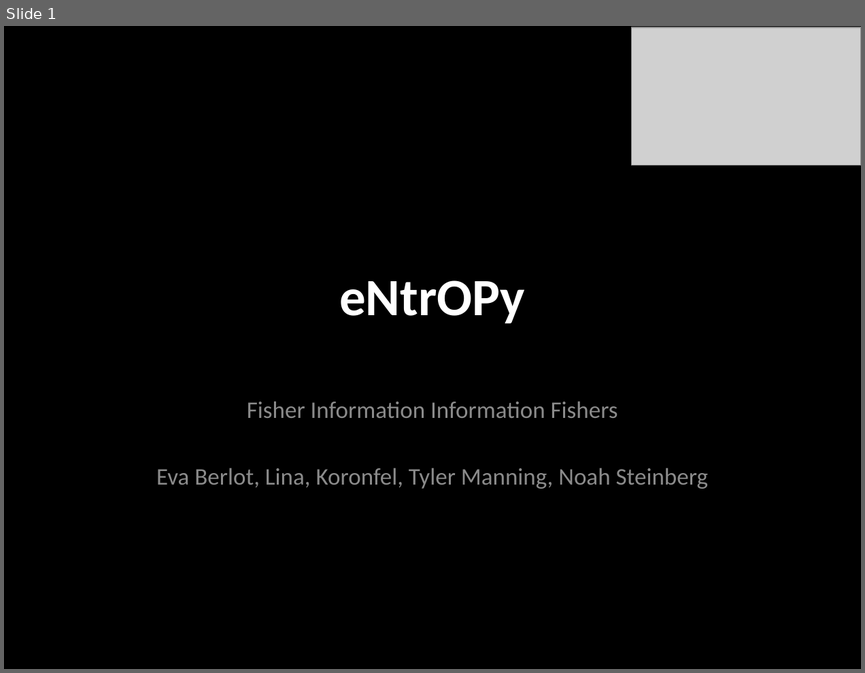
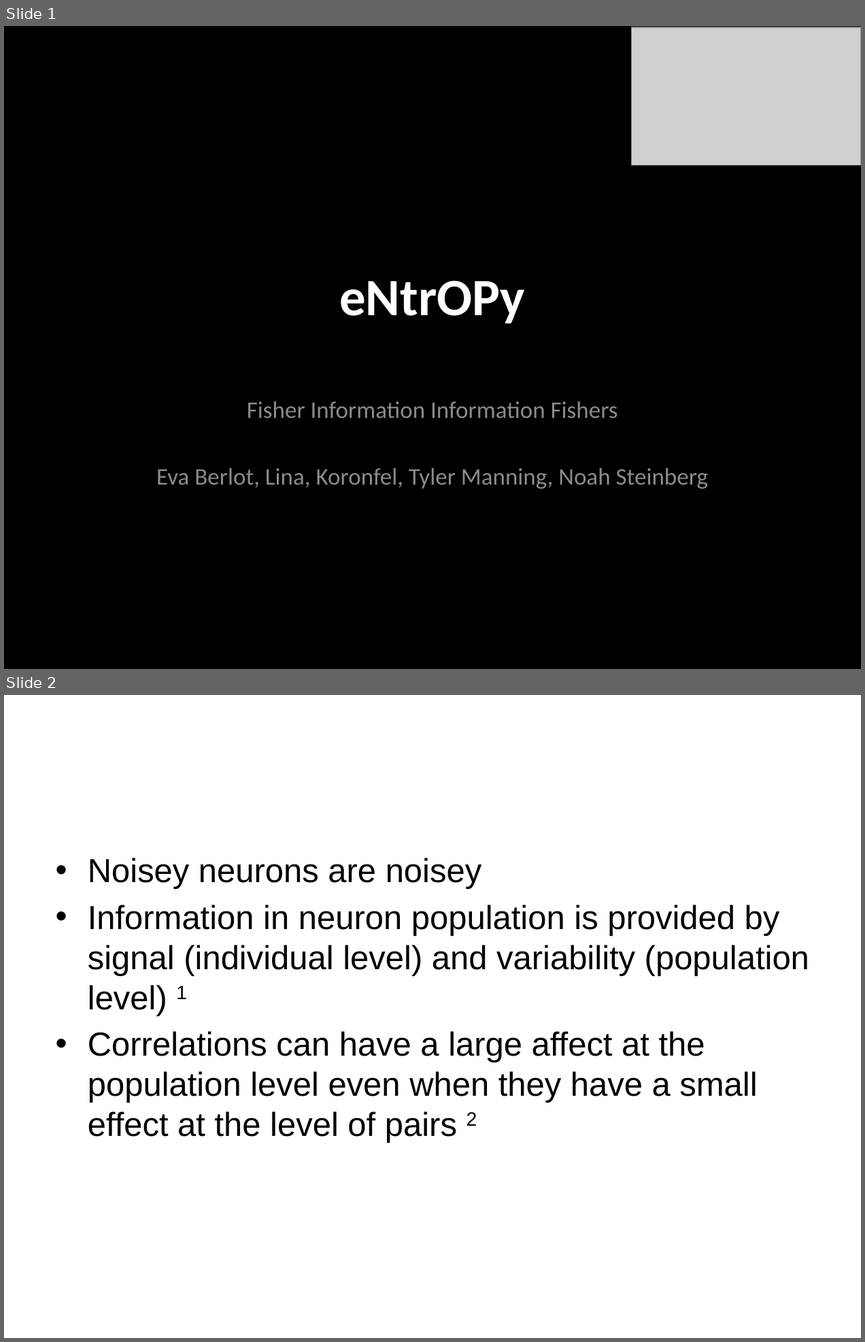
Before and after one commit to noah3695/CoSMo2018, a slide deck: CoSMO_GroupProjectPresentationTemplate2018.pptx. Shown one above the other, each under a label of ours: slide 1 before the commit, slides 1 and 2 after it. The pictures are 865x673 and 865x1342 pixels, drawn with LibreOffice and Linux fonts; fonts in the diff are those of the drawing; grey boxes stand for pictures; background and template pictures are left out. Boxes give left, top, right and bottom in pixels: in the first picture for what was removed or moved away, otherwise in the second. Text is boxed around its words. In the diff, an @@ line names an element or a change of style, - is before the commit and + after.

```diff
--- a/CoSMO_GroupProjectPresentationTemplate2018.pptx
+++ b/CoSMO_GroupProjectPresentationTemplate2018.pptx
@@ slide 2 added at (x1=4, y1=695, x2=861, y2=1338), background #FFFFFF @@
@@ title added at (x1=47, y1=721, x2=818, y2=828), 44 pt, text #FFFFFF, bold @@
+Phenomenon
@@ text added at (x1=88, y1=858, x2=809, y2=1142), 28 pt, text #000000 @@
+• Noisey neurons are noisey
+• Information in neuron population is provided by signal (individual level) and variability (population level) 1
+• Correlations can have a large affect at the population level even when they have a small effect at the level of pairs 2
```
Also in this commit, not shown: 12 slides changed, 1 other slide added, 1 slide removed.
